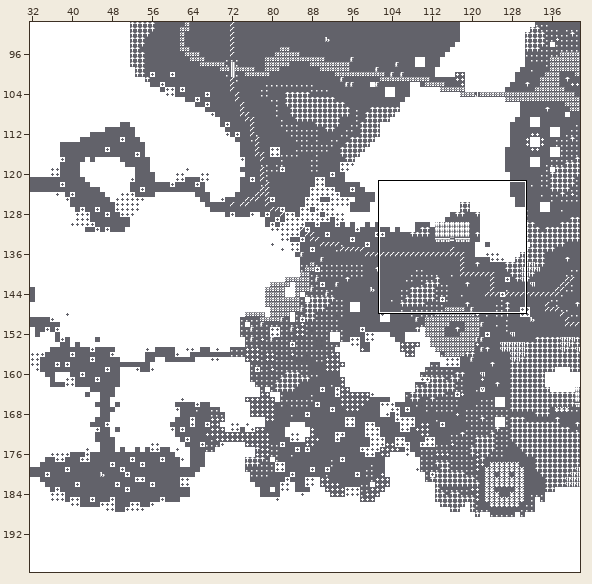
Tiled map, stored at raw/map.tmx. Above, an overview of the earlier version with the close-up marked.
Close-up. As it was:
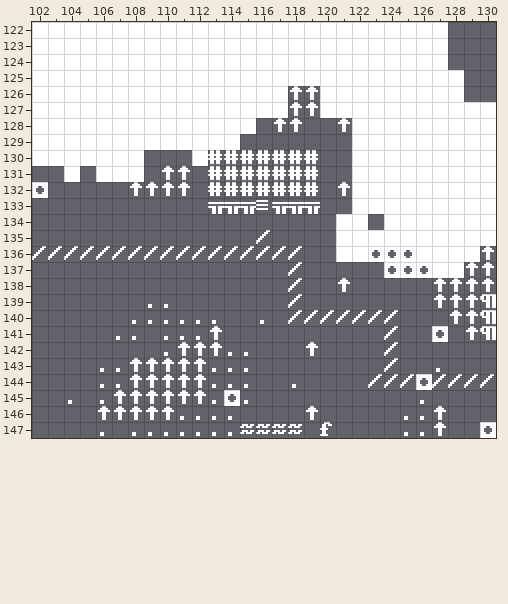
Cells are 8x8 px. Shown: x 102..130, y 122..147.
After the commit:
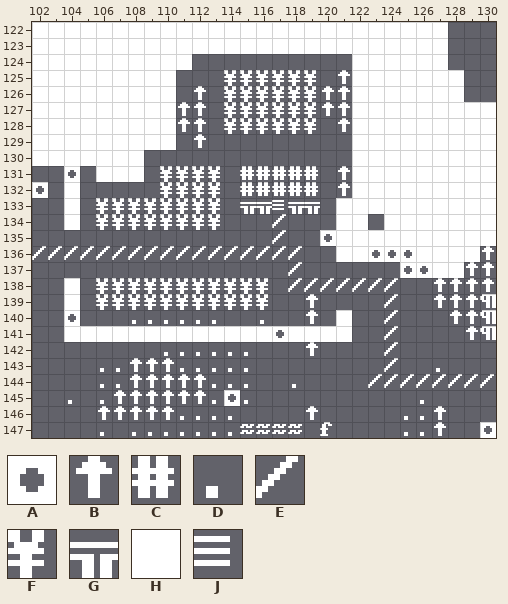
Key: from "cga8x8thick": A 8, B 24, C 35, D 46, E 47, F 157, G 203, H 219, J 240.
_ is an empty cell.
Tiles replaced or removed in this view: A, B, C, D, E, G, H, J.
The edit:
Changed rows in their new state; . is an unchanged cell.
Layer "Tiles":
first column x 104:
124 ........__________......
125 .......___FFFFFF_B......
126 ......._B_FFFFFFBB......
127 .......BB_FFFFFFBB......
128 .......BB_FFFFFF........
129 ......._B__.............
130 ........________........
131 A.....FFFF_......B......
132 H...__FFFF_.............
133 H.FFFFFFFF_.GJ...H......
134 H.FFFFFFFF...E..........
135 ............_E..A.......
137 ...................._...
138 H.FFFFFFFFFFF..EEEEEE...
139 H.FFFFFFFFFFF._B....E...
140 A............._B_H__....
141 HHHHHHHHHHHHHAHHHH....._
142 .......DDD..............
143 .......DD...............
144 ......................E.
